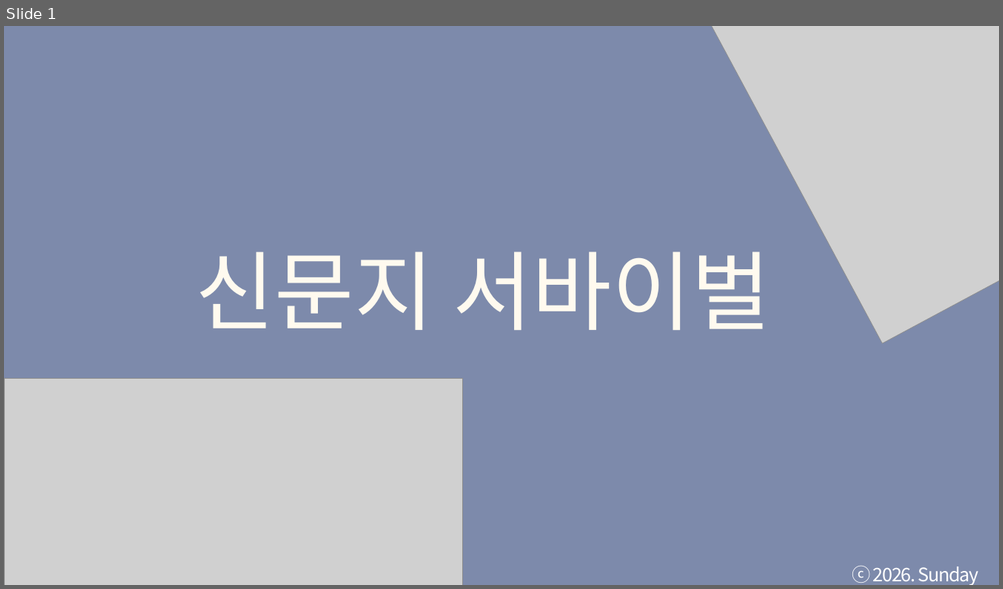
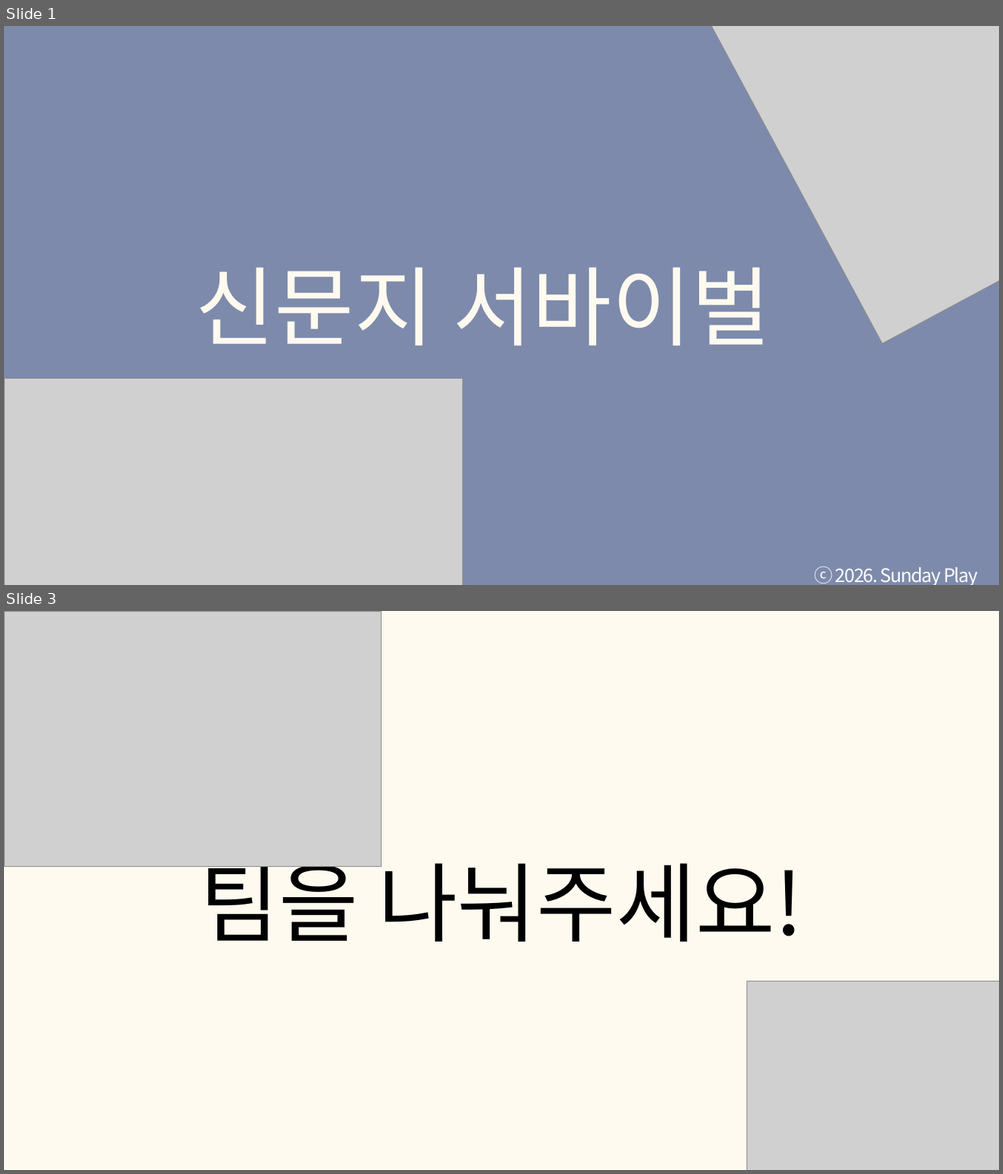
Before and after one commit to tkdgns25300/sunday_play, a slide deck: public/downloads/games/newspaper-folding/rules.pptx. Shown one above the other, each under a label of ours: slide 1 before the commit, slides 1 and 3 after it; the slides between them are not shown. The pictures are 1003x589 and 1003x1174 pixels, drawn with LibreOffice and Linux fonts; fonts in the diff are those of the drawing; grey boxes stand for pictures. Boxes give left, top, right and bottom in pixels: in the first picture for what was removed or moved away, otherwise in the second. Text is boxed around its words. In the diff, an @@ line names an element or a change of style, - is before the commit and + after.

```diff
--- a/public/downloads/games/newspaper-folding/rules.pptx
+++ b/public/downloads/games/newspaper-folding/rules.pptx
@@ slide 3 added at [4,611,999,1170], background #FFFAEF @@
@@ picture added at [4,611,381,866] @@
@@ text added at [199,847,803,942], 125 pt, text #000000 @@
+팀을 나눠주세요!
@@ picture added at [746,982,999,1170] @@
@@ slide 1 changed as well @@
@@ text "신문지 서바이벌": place and size @@
-text "신문지 서바이벌" at [195,252,771,330]
+text "신문지 서바이벌" at [195,267,771,346]
@@ text "신문지 서바이벌" at [195,267,771,346]: font Roboto to Noto Sans CJK KR @@
@@ text "ⓒ 2026. Sunday Play" rewrapped from [851,566,979,585] to [814,567,978,585] @@
```
Also in this commit, not shown: 3 other slides changed, 3 other files.
